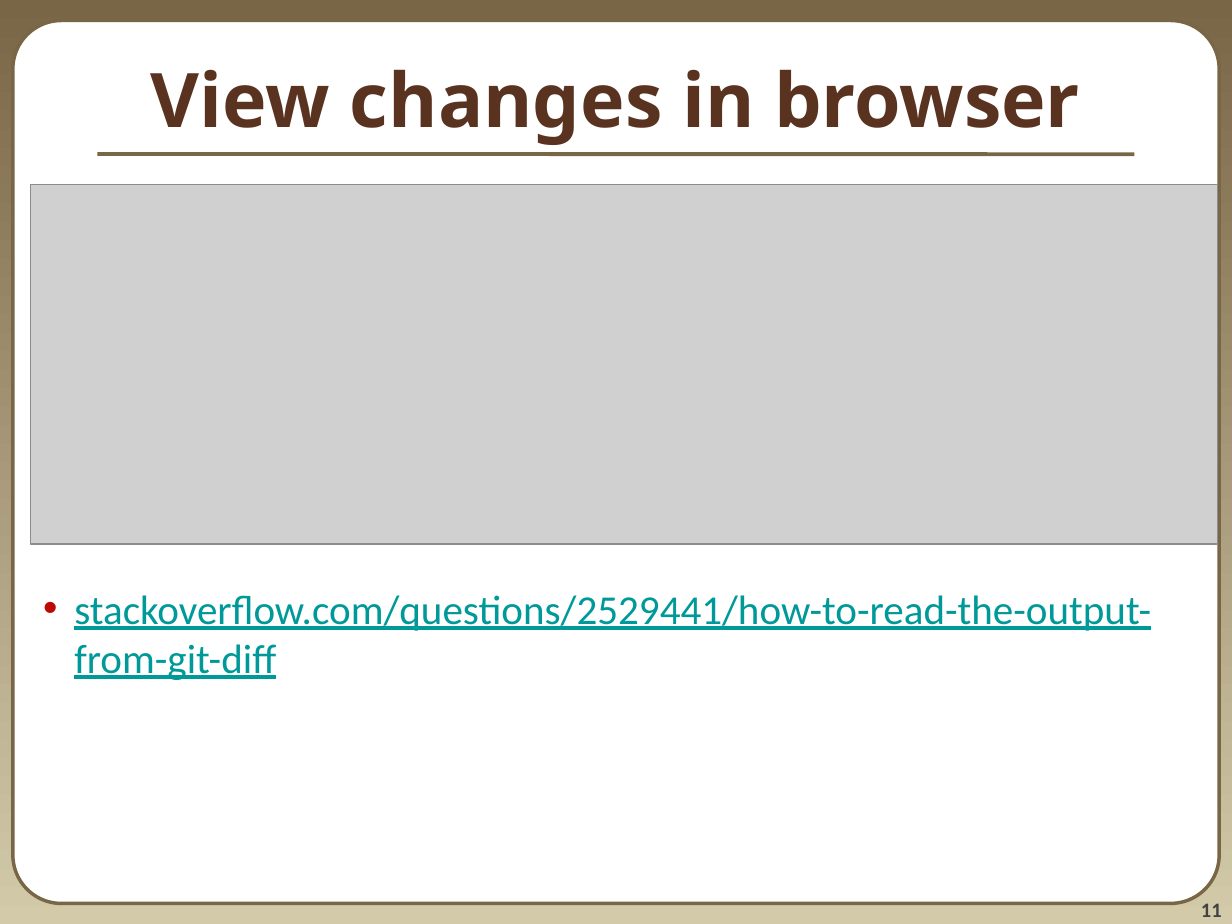
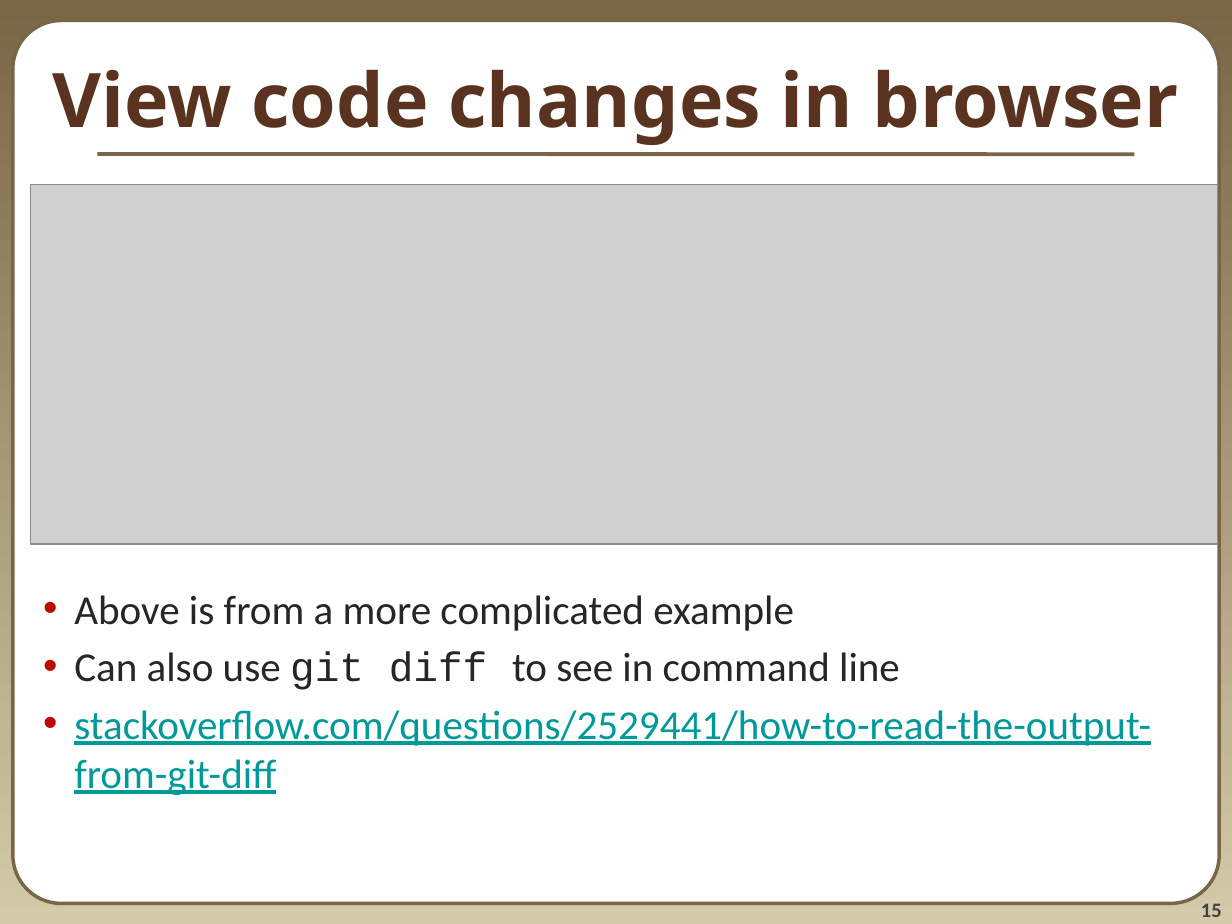
Before and after one commit to lahoffm/github_help, a slide deck: slide 15 of Github introduction Lukas.pptx (slide 11 before the commit). Drawn at 1232x924 pixels with LibreOffice and Linux fonts; fonts in the diff are those of the drawing; grey boxes stand for pictures. Boxes give left, top, right and bottom in pixels: in the first picture for what was removed or moved away, otherwise in the second. Text is boxed around its words. In the diff, an @@ line names an element or a change of style, - is before the commit and + after.

```diff
--- a/Github introduction Lukas.pptx
+++ b/Github introduction Lukas.pptx
@@ title at [52, 69, 1178, 145]: text changed @@
-View changes in browser
+View code changes in browser
@@ text at [74, 595, 900, 690]: paragraphs added @@
+• Above is from a more complicated example
+• Can also use git diff to see in command line
@@ page number at [1201, 903, 1222, 917]: text changed @@
-11
+15
```
Also in this commit, not shown: 11 other slides changed, 5 slides added, 2 slides removed, 2 other files.
